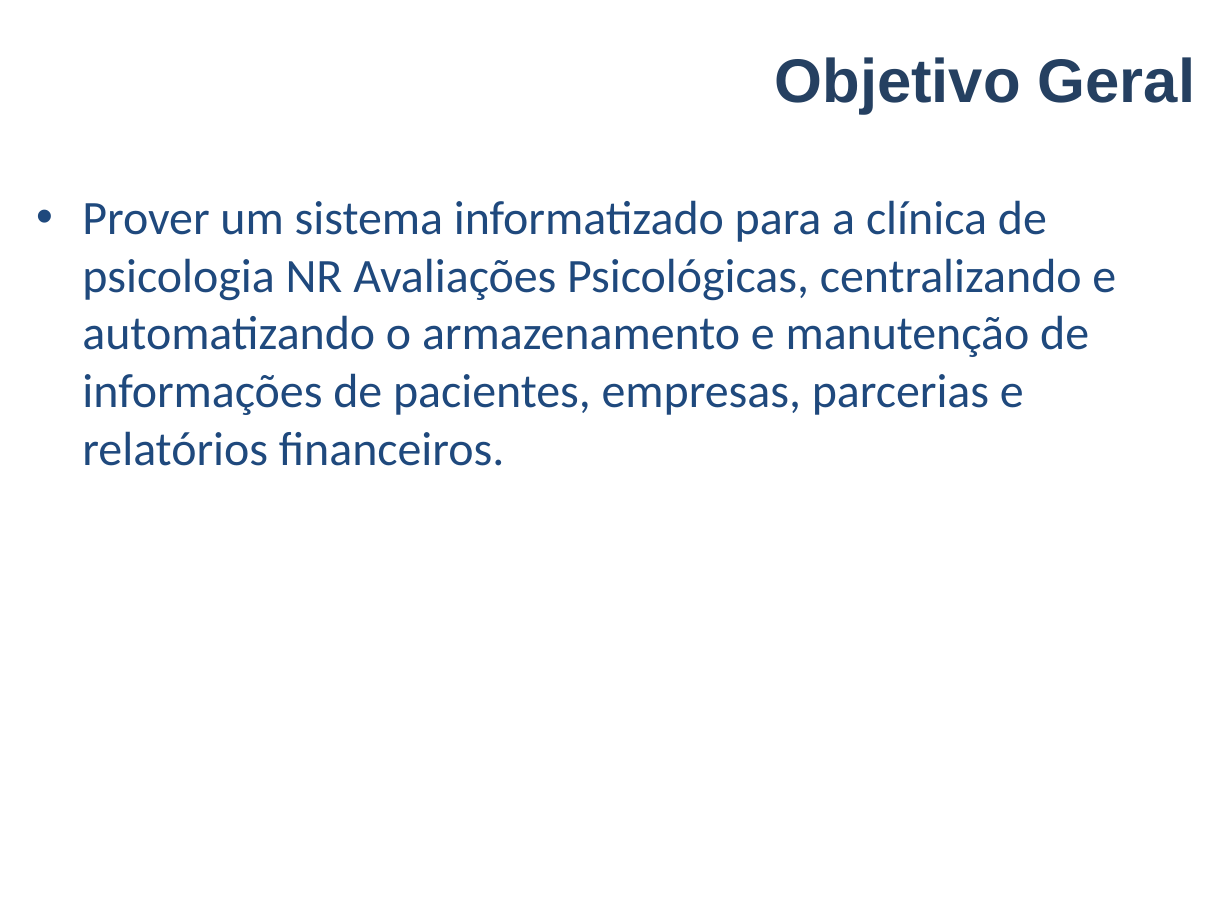
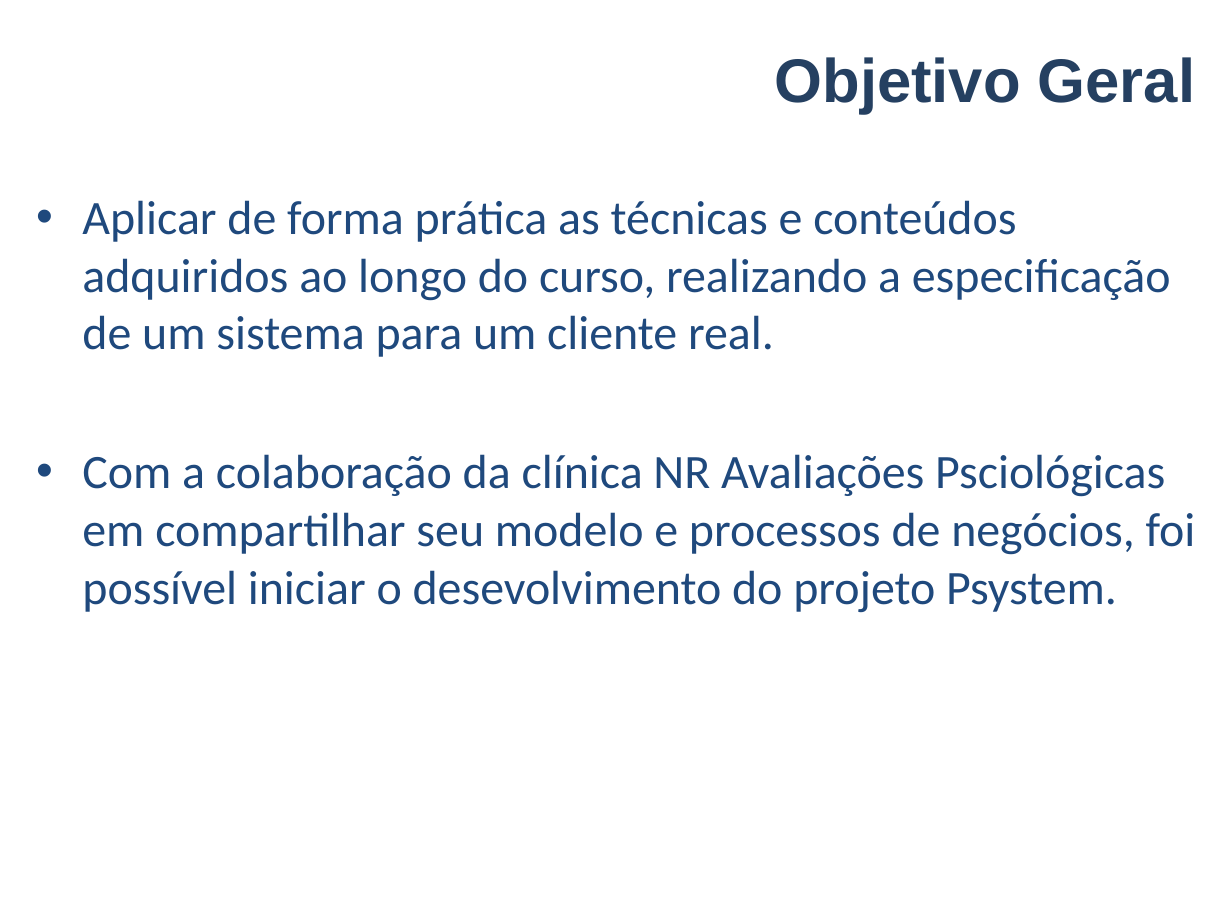
Before and after one commit to VagnerAlcantara/TCC, a slide deck: slide 5 of AnteProjeto/Apresentacao do Anteprojeto.ppt (slide 3 before the commit). Drawn at 1232x924 pixels with LibreOffice and Linux fonts; fonts in the diff are those of the drawing; background and template pictures are left out. Boxes give left, top, right and bottom in pixels: in the first picture for what was removed or moved away, otherwise in the second. Text is boxed around its words. In the diff, an @@ line names an element or a change of style, - is before the commit and + after.

```diff
--- a/AnteProjeto/Apresentacao do Anteprojeto.ppt
+++ b/AnteProjeto/Apresentacao do Anteprojeto.ppt
@@ text at bbox=[82, 200, 1196, 613]: text changed @@
-• Prover um sistema informatizado para a clínica de psicologia NR Avaliações Psicológicas, centralizando e automatizando o armazenamento e manutenção de informações de pacientes, empresas, parcerias e relatórios financeiros.
+• Aplicar de forma prática as técnicas e conteúdos adquiridos ao longo do curso, realizando a especificação de um sistema para um cliente real.
+• Com a colaboração da clínica NR Avaliações Psciológicas em compartilhar seu modelo e processos de negócios, foi possível iniciar o desevolvimento do projeto Psystem.
```
Also in this commit, not shown: 2 other slides changed, 1 slide added, 1 slide removed, 1 other file.
